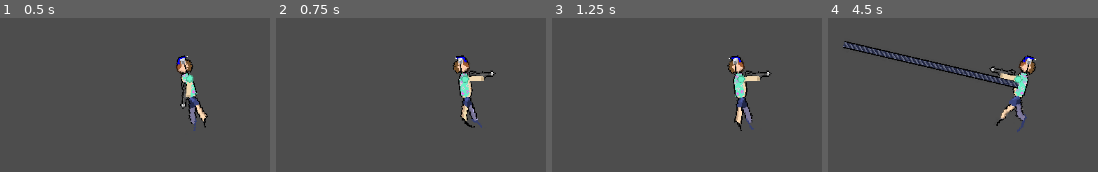
Above: before the commit, frames 1-4 (left to right).
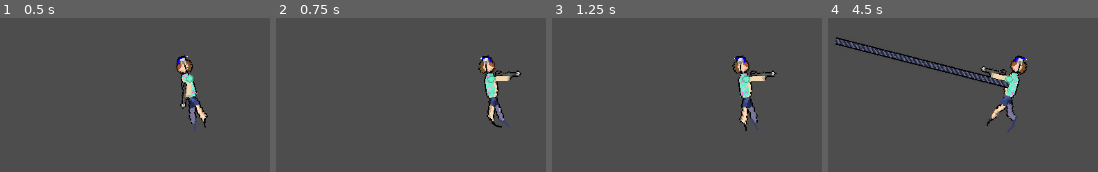
Above: after the commit, the same moments.

Repository: Zeonthestupid/ijustfellonthegame
Game: Godot game, scene res://character/player_scene.tscn
The game is run twice, just before and just after one commit, with the same random seed, the same clock (stepped at 60 frames per second) and the same inputs. The engine's default icon, where the game draws it, is replaced by a stand-in: a white triangle on a blue panel in a dark square.
Inputs (mouse positions are in pixels of both pictures, inside the frame that each line leads up to):
- Up to frame 1 (0.5 s): no input
- Up to frame 2 (0.75 s): move the mouse to (outside the picture) at 0.52 s; hold D (player_right) from 0.53 s (still down); hold E (trident_test) from 0.53 s (still down)
- Up to frame 3 (1.25 s): keep holding D (player_right); keep holding E (trident_test)
- Up to frame 4 (4.5 s): move the mouse to (857, 116) at 1.27 s; release D (player_right) at 1.28 s; release E (trident_test) at 1.28 s; hold S (player_down) 1.28-2.03 s; tap R (hook) at 1.35, 4.35 s; tap E (trident_test) at 1.55, 3.05 s; move the mouse to (outside the picture) at 2.02 s; hold D (player_right) 2.03-2.78 s; hold E (trident_test) 2.03-2.78 s; move the mouse to (outside the picture) at 2.77 s; hold W (player_up) 2.78-3.53 s; click (outside the picture) at 2.85 s; move the mouse to (outside the picture) at 3.52 s; hold E (trident_test) 3.53-4.28 s; hold A (player_left) from 3.53 s (still down); move the mouse to (outside the picture) at 4.27 s

Frame 1 is identical in both runs. In frame 2, 4.6% of the frame differs, in the area x 65-92%, y 24-72%; in frame 3, 3.3%; in frame 4, 6.2%, in the area x 2-78%, y 12-75%.
Error before the commit: Invalid operands 'float' and 'Nil' in operator '+'. (res://character/Maincharacterscript.gd:35)

Commit message:
trident 2

Diff:
--- a/character/Maincharacterscript.gd
+++ b/character/Maincharacterscript.gd
@@ -14,7 +14,9 @@
 @export_subgroup("characterconf")
 @export var heath = 10.0
 
-@export var speed = 400
+var knockback: Vector2 = Vector2.ZERO
+var knockback_timer: float = 0.0
+
 
 @onready var animated_sprite_2d: AnimatedSprite2D = $AnimatedSprite2D
 
@@ -41,21 +43,24 @@
 		animated_sprite_2d.play("idle")
 	return velo
 
-func trident(delta):
-	velocity = Vector2(0,0)
-	var mouse_position = get_global_mouse_position()
+func trident(direction: Vector2, force: float, knockback_duration:float) -> void:
+	knockback = direction*force
+	knockback_timer = knockback_duration
 
-	if Input. is_action_pressed("trident_test"):
-		var direction = (mouse_position - position).normalized()
-		velocity = (direction*speed)
-
-	look_at(mouse_position)
 
 func _physics_process(delta):
 	var velo = Vector2(0,0)
-	velo = swim(delta, velo)
-	velocity.x = velo.x
-	velocity.y = velo.y
+
+	if knockback_timer>0.0:
+		velocity.x = knockback.x
+		velocity.y = knockback.y
+		knockback_timer -= delta
+		if knockback_timer<= 0.0:
+			knockback = Vector2.ZERO
+	else:
+		velo = swim(delta, velo)
+		velocity.x = velo.x
+		velocity.y = velo.y
 
 
 
--- a/character/player_scene.tscn
+++ b/character/player_scene.tscn
@@ -13,9 +13,6 @@
 collision_layer = 2
 collision_mask = 6
 max_speed = 800
-clamping_speed = null
-swim_back = null
-heath = null
 
 [node name="HarpoonGun" parent="CharacterBody2D" unique_id=1783020617 instance=ExtResource("2_58q2e")]
 position = Vector2(0, -11)
--- /dev/null
+++ b/trident.tscn
@@ -0,0 +1,12 @@
+[gd_scene format=3 uid="uid://bndbw18a71vsv"]
+
+[ext_resource type="Texture2D" uid="uid://qgapywwanmw6" path="res://assets/harhar.png" id="1_y5oni"]
+[ext_resource type="Script" uid="uid://bapry5e0le2r" path="res://weapon_sprite.gd" id="2_340uc"]
+
+[node name="trident" type="Node2D" unique_id=356059259]
+
+[node name="weapon sprite" type="Sprite2D" parent="." unique_id=32900672]
+position = Vector2(-0.99999976, 0)
+scale = Vector2(0.27236843, 0.032317072)
+texture = ExtResource("1_y5oni")
+script = ExtResource("2_340uc")
--- /dev/null
+++ b/weapon_sprite.gd
@@ -0,0 +1,7 @@
+extends Sprite2D
+
+
+func _input(event):
+	if Input.is_action_just_pressed("trident_test"):
+		var knockback_direction = get_global_mouse_position().normalized()
+		trident(knockback_direction, 150.0, 0.12)
Binary file added: assets/spear.png
Not shown, added: assets/spear.png.import
Not shown, added: weapon_sprite.gd.uid
